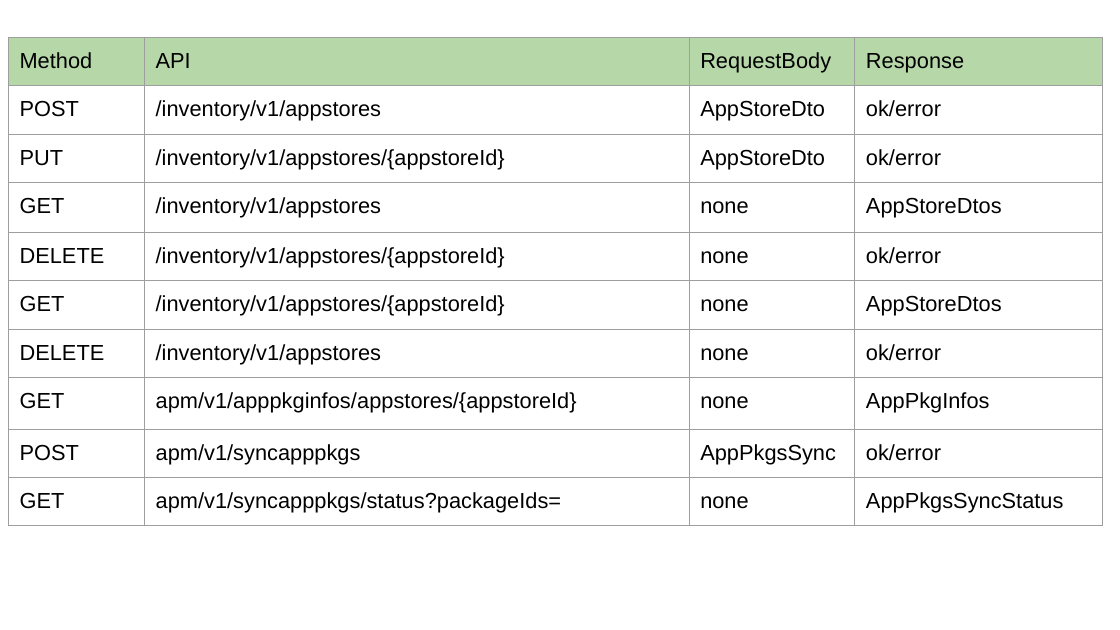
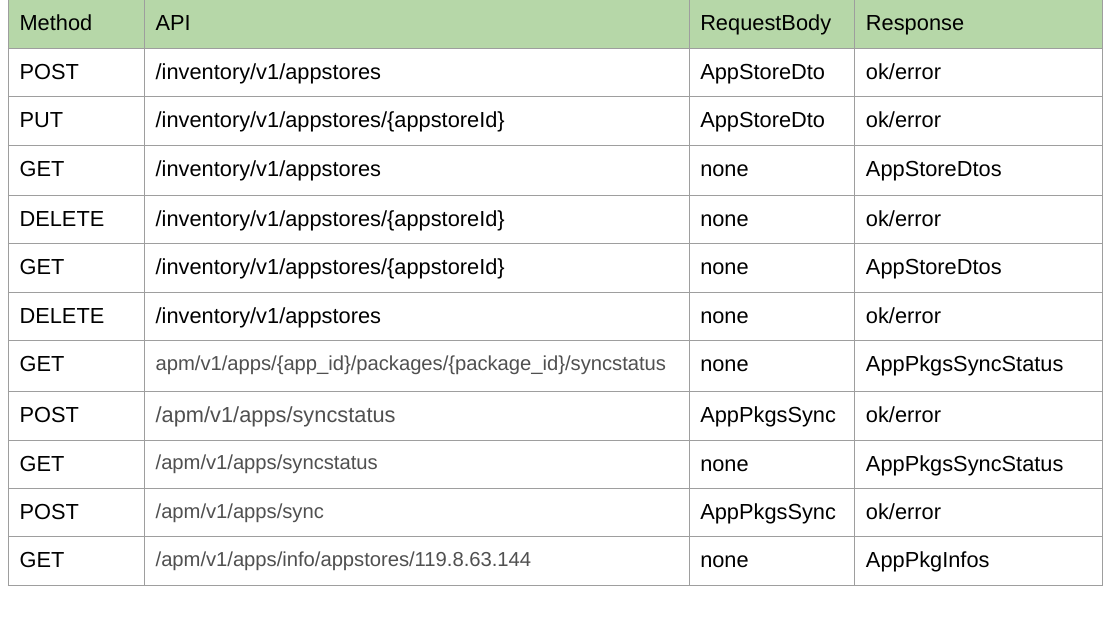
Before and after one commit to EdgeGallery/community, a slide deck: slide 6 of MECM PT/Release V1.1/Image Management-LLD.pptx. Drawn at 1120x630 pixels with LibreOffice and Linux fonts; fonts in the diff are those of the drawing. Boxes give left, top, right and bottom in pixels: in the first picture for what was removed or moved away, otherwise in the second. Text is boxed around its words. In the diff, an @@ line names an element or a change of style, - is before the commit and + after.

```diff
--- a/MECM PT/Release V1.1/Image Management-LLD.pptx
+++ b/MECM PT/Release V1.1/Image Management-LLD.pptx
@@ table at box(9, 0, 1103, 576) @@
-row 8: GET | apm/v1/apppkginfos/appstores/{appstoreId} | none | AppPkgInfos
-row 9: POST | apm/v1/syncapppkgs | AppPkgsSync | ok/error
-row 10: GET | apm/v1/syncapppkgs/status?packageIds= | none | AppPkgsSyncStatus
+row 8: GET | apm/v1/apps/{app_id}/packages/{package_id}/syncstatus | none | AppPkgsSyncStatus
+row 9: POST | /apm/v1/apps/syncstatus | AppPkgsSync | ok/error
+row 10: GET | /apm/v1/apps/syncstatus | none | AppPkgsSyncStatus
+row 11: POST | /apm/v1/apps/sync | AppPkgsSync | ok/error
+row 12: GET | /apm/v1/apps/info/appstores/119.8.63.144 | none | AppPkgInfos
@@ table: place and size @@
-table at box(9, 37, 1103, 517)
+table at box(9, 0, 1103, 576)
```
Also in this commit, not shown: 5 other slides changed, 3 slides added.
